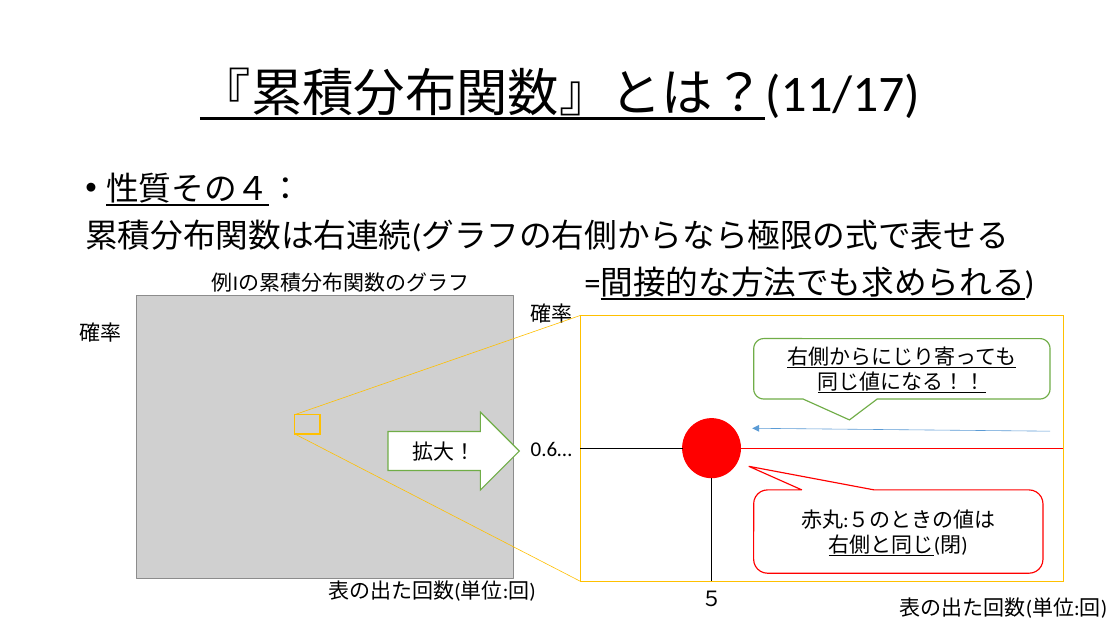
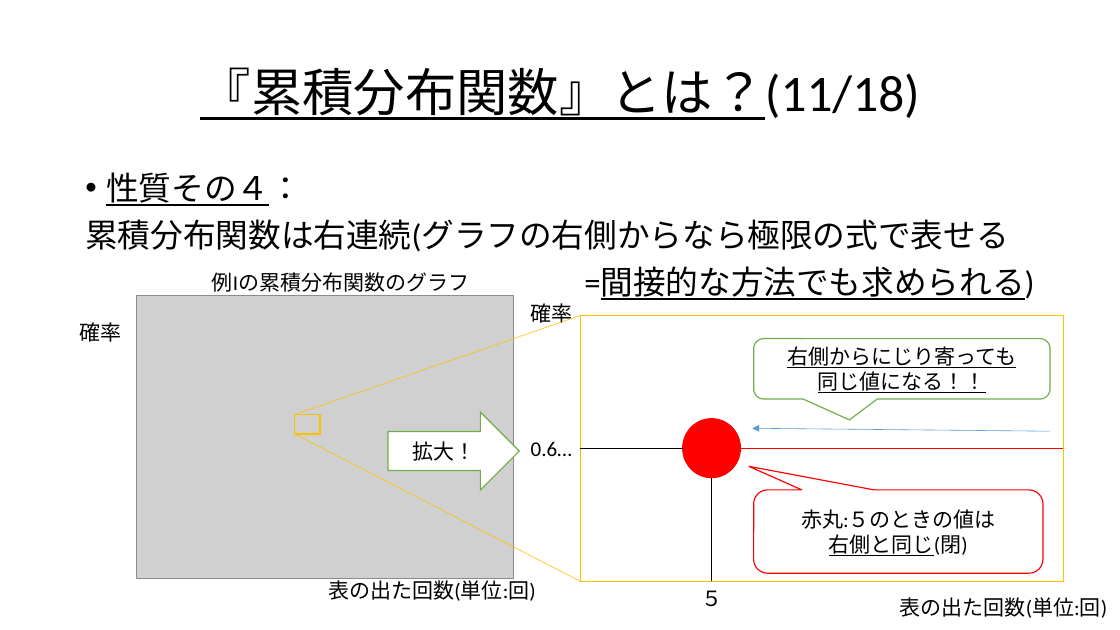
Before and after one commit to Ryo-KATAYAMA/Senior_Project, a slide deck: slide 99 of Chapter4_1.pptx. Drawn at 1120x630 pixels with LibreOffice and Linux fonts; fonts in the diff are those of the drawing; grey boxes stand for pictures. Boxes give left, top, right and bottom in pixels: in the first picture for what was removed or moved away, otherwise in the second. Text is boxed around its words. In the diff, an @@ line names an element or a change of style, - is before the commit and + after.

```diff
--- a/Chapter4_1.pptx
+++ b/Chapter4_1.pptx
@@ title at [200, 67, 920, 120]: text changed @@
-『累積分布関数』とは？(11/17)
+『累積分布関数』とは？(11/18)
```
Also in this commit, not shown: 20 other slides changed, 2 slides added, 1 slide removed.
